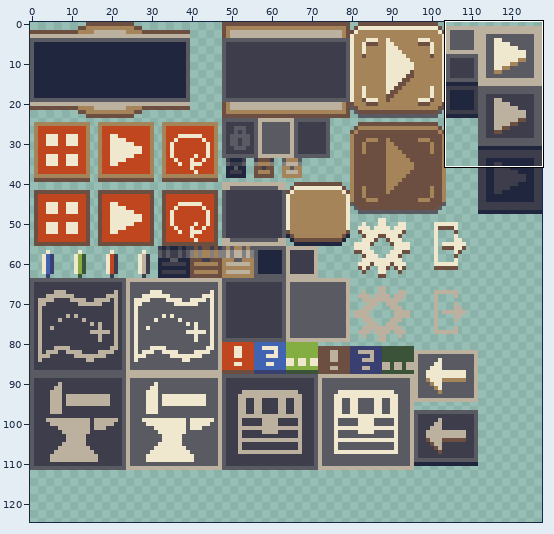
Sprite sheet, stored at Assets/Sprites/ui/ui.png. Above, an overview of the earlier version with the close-up marked.
Close-up. First the earlier version:
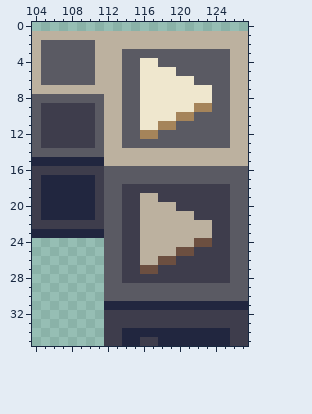
The file is 128x125 pixels. Shown: x 104..127, y 0..35. The commit also changed other parts of the picture, which this record leaves out.
New version:
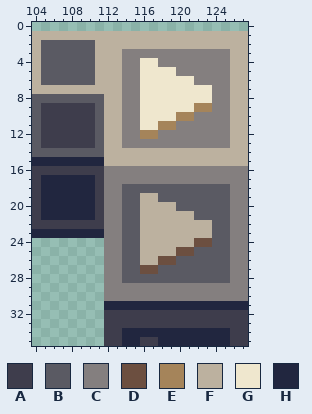
Palette (. is transparent): A #3e3d4c  B #5a5a63  C #847f7f  D #6c4f40  E #a5845a  F #bcb19f  G #efe7ce  H #21263f
From old to new:
Colour B replaces colour A in row 18 at x 114 to 125; in row 19 at x 114 to 115 and 118 to 125; in row 20 at x 114 to 115 and 120 to 125; in row 21 at x 114 to 115 and 122 to 125; in rows 22 to 24 at x 114 to 115 and 124 to 125; in row 25 at x 114 to 115 and 122 to 125.
Colour B replaces colour A in row 26 at x 114 to 115 and 120 to 125; in row 27 at x 114 to 115 and 118 to 125; in row 28 at x 114 to 125.
Colour C replaces colour B in row 3 at x 114 to 125; in row 4 at x 114 to 115 and 118 to 125; in row 5 at x 114 to 115 and 120 to 125; in row 6 at x 114 to 115 and 122 to 125; in rows 7 to 9 at x 114 to 115 and 124 to 125; in row 10 at x 114 to 115 and 122 to 125.
Colour C replaces colour B in row 11 at x 114 to 115 and 120 to 125; in row 12 at x 114 to 115 and 118 to 125; in row 13 at x 114 to 125; in rows 16 to 17 at x 112 to 127; in rows 18 to 28 at x 112 to 113 and 126 to 127; in rows 29 to 30 at x 112 to 127.
Where, in picture pixels (left, top, right, bottom), the same in both close-ups:
changed: (104, 49, 248, 301)
